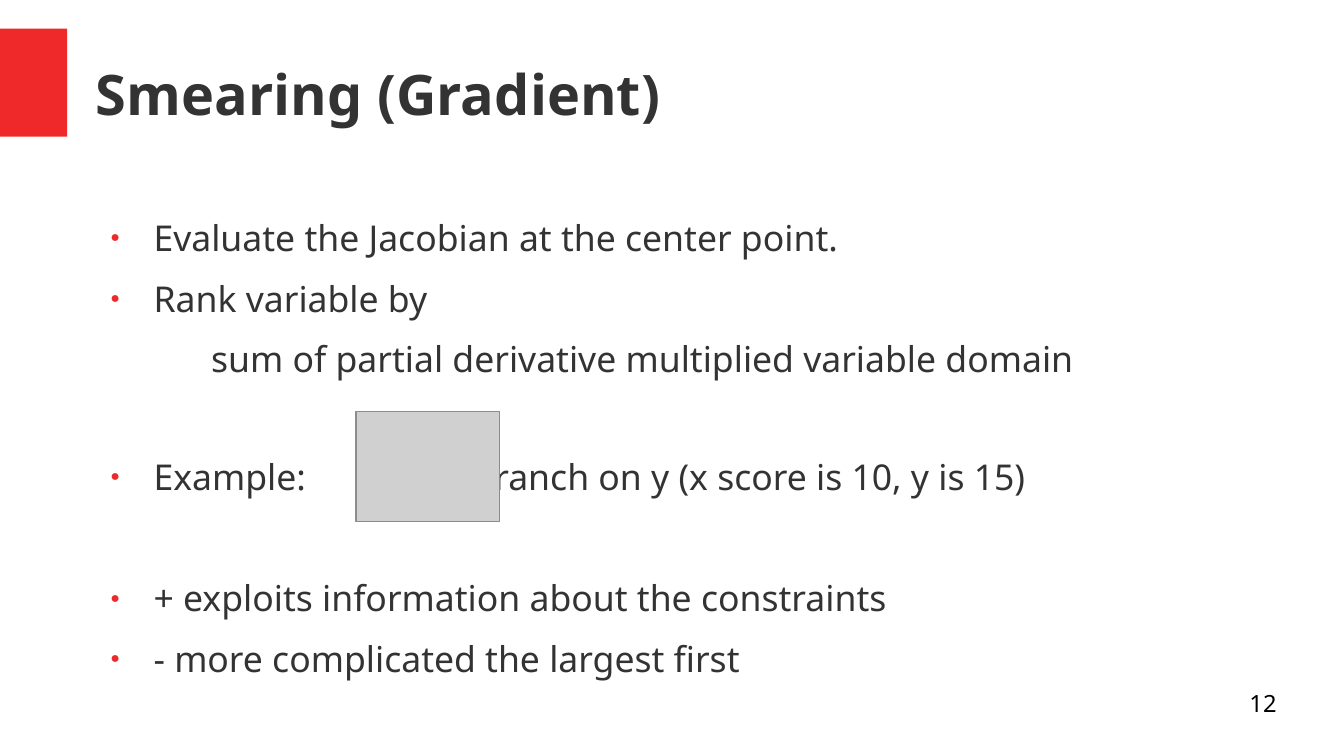
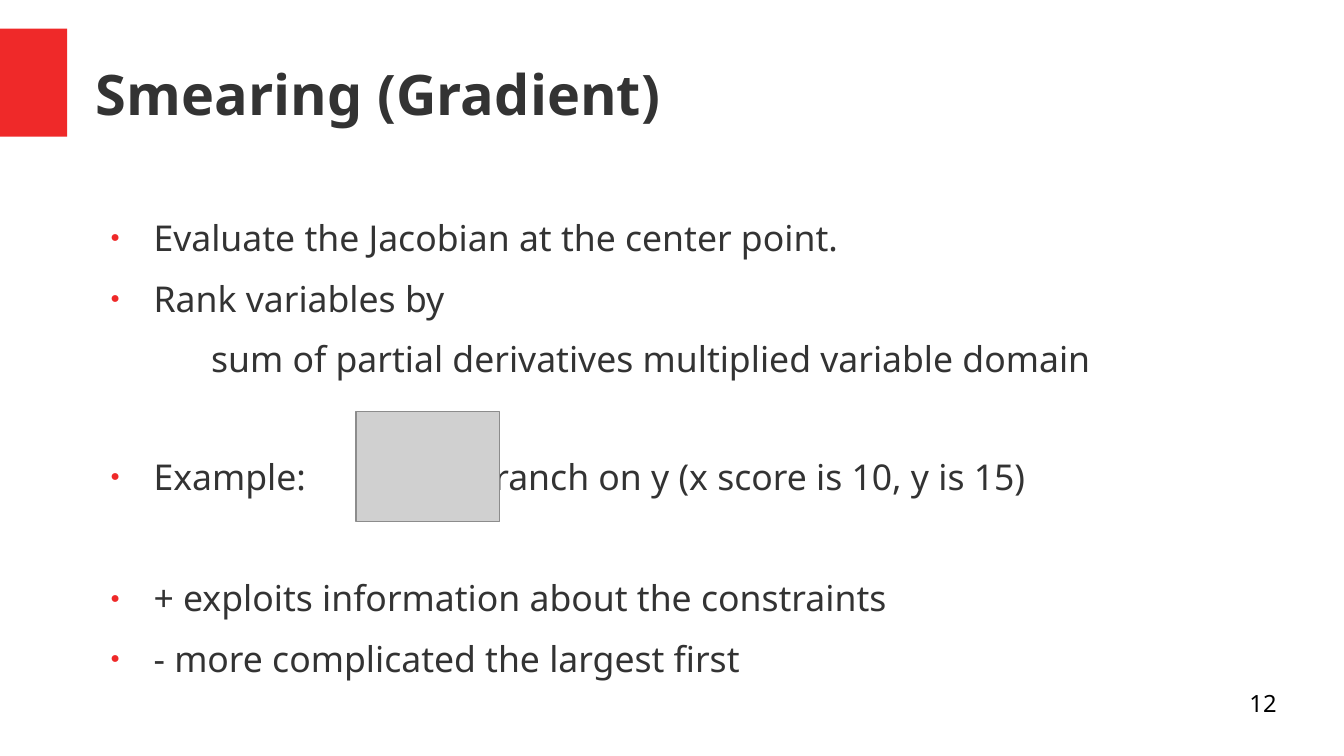
Before and after one commit to dzufferey/presentations, a slide deck: slide 12 of 2019_07_13_NSV/nsv.odp. Drawn at 1344x756 pixels with LibreOffice and Linux fonts; fonts in the diff are those of the drawing; grey boxes stand for pictures. Boxes give left, top, right and bottom in pixels: in the first picture for what was removed or moved away, otherwise in the second. Text is boxed around its words. In the diff, an @@ line names an element or a change of style, - is before the commit and + after.

```diff
--- a/2019_07_13_NSV/nsv.odp
+++ b/2019_07_13_NSV/nsv.odp
@@ text at <box>154,285,1090,381</box>: text changed @@
-● Rank variable by
-  sum of partial derivative multiplied variable domain
+● Rank variables by
+  sum of partial derivatives multiplied variable domain
```
Also in this commit, not shown: 3 other slides changed, 34 other files.
